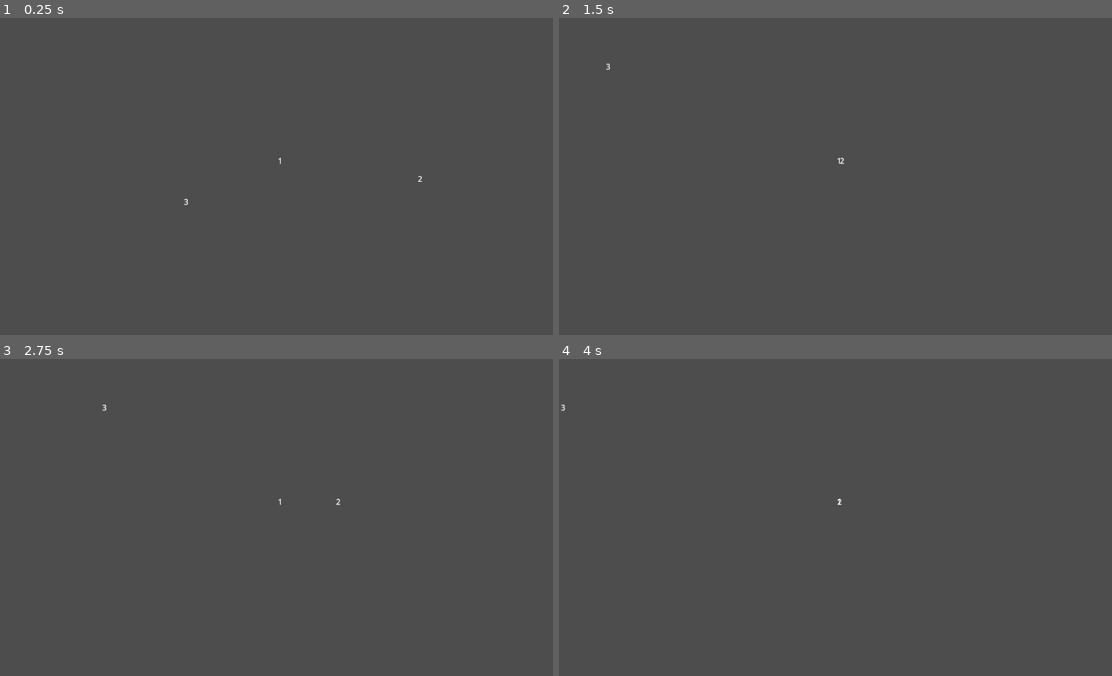
Above: before the commit, frames 1-4 (two rows, left to right).
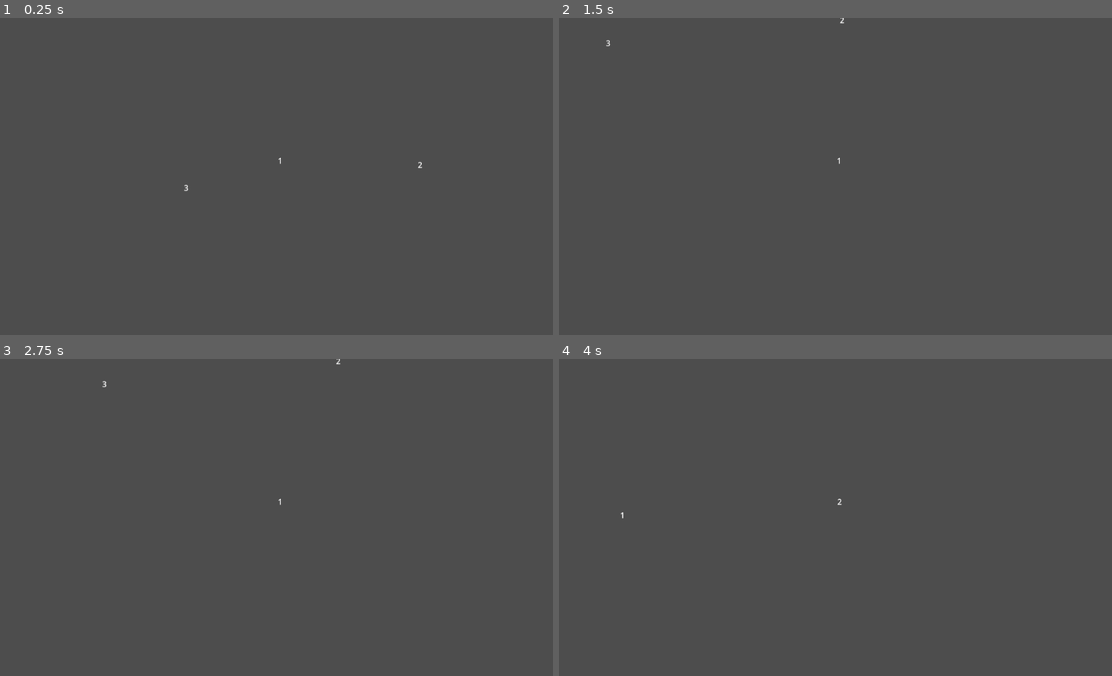
Above: after the commit, the same moments.

Repository: TrobadorFR/gmtk-game-jam-2025-project
Game: Godot game, scene res://scenes/main_scene.tscn
Same seed, same stepped clock (60 frames per second), same inputs: the game is played once before the commit and once after it.
Inputs:
- Up to frame 1 (0.25 s): no input
- Up to frame 2 (1.5 s): tap Enter (ui_accept) at 0.5, 0.6, 0.77, 1.07, 1.25 s; hold Right (ui_right) from 0.53 s (still down); tap Q (dbg_switch_char) at 1.35 s
- Up to frame 3 (2.75 s): tap Enter (ui_accept) at 1.52, 1.55, 1.82, 2, 2.1 s; release Right (ui_right) at 2.03 s; hold Left (ui_left) from 2.03 s (still down)
- Up to frame 4 (4 s): tap Enter (ui_accept) at 2.75, 3.02, 3.05, 3.32, 3.5, 3.6, 3.77 s; release Left (ui_left) at 2.78 s; hold Right (ui_right) from 2.78 s (still down); tap Q (dbg_switch_char) at 2.85 s

The runs differ from the first frame. In frame 1, less than 0.1% of the frame differs, in the area x 33-77%, y 45-60%; in frame 2, less than 0.1%; in frame 3, less than 0.1%, in the area x 18-62%, y 0-47%; in frame 4, less than 0.1%.

Commit message:
Refactor CommandPackage

Diff:
--- a/animals/character.gd
+++ b/animals/character.gd
@@ -9,32 +9,28 @@
 @onready var ai_controller := $BaseAIController
 
 ## Commands received from controller
-class CommandPackage extends RefCounted: # RAAH THIS SUCKS
-	var jump : bool = false
-	var interact : bool = false
-	## Movement axis obtained from controller
-	var movement : float = 0.0
-
-var commands : CommandPackage = CommandPackage.new()
+var commands : CommandPackage
 
 func _physics_process(delta: float) -> void:
-	# Add the gravity.
-	if not is_on_floor():
-		velocity += get_gravity() * delta
+	if commands:
+		# Add the gravity.
+		if not is_on_floor():
+			velocity += get_gravity() * delta
 
-	# Handle jump.
-	if commands.jump and is_on_floor():
-		velocity.y = JUMP_VELOCITY
+		# Handle jump.
+		if commands.jump and is_on_floor():
+			velocity.y = JUMP_VELOCITY
 
-	# Get the input direction and handle the movement/deceleration.
-	# As good practice, you should replace UI actions with custom gameplay actions.
-	var direction = commands.movement
-	if direction:
-		velocity.x = direction * SPEED
-	else:
-		velocity.x = move_toward(velocity.x, 0, SPEED)
+		# Get the input direction and handle the movement/deceleration.
+		# As good practice, you should replace UI actions with custom gameplay actions.
+		var direction = commands.movement
+		if direction:
+			velocity.x = direction * SPEED
+		else:
+			velocity.x = move_toward(velocity.x, 0, SPEED)
 
-	move_and_slide()
+		move_and_slide()
+		commands = null
 
 func jump():
 	if is_on_floor():
--- /dev/null
+++ b/animals/command_package.gd
@@ -0,0 +1,8 @@
+class_name CommandPackage
+extends RefCounted
+## This compiles all commands to be issued to the controlled character, each
+## frame.
+
+var jump : bool = false
+var interact : bool = false
+var movement : float = 0.0 # from getaxis
--- a/animals/player_controller.gd
+++ b/animals/player_controller.gd
@@ -4,10 +4,13 @@
 func _process(delta: float) -> void:
 	if enabled:
 		# Process commands and send it to the character
-		current_character.commands.movement = Input.get_axis("ui_left", "ui_right")
+		var commands : CommandPackage = CommandPackage.new()
 
-		current_character.commands.jump = Input.is_action_just_pressed("ui_up")
-		current_character.commands.interact = Input.is_action_just_pressed("ui_accept")
+		commands.movement = Input.get_axis("ui_left", "ui_right")
+		commands.jump = Input.is_action_just_pressed("ui_up")
+		commands.interact = Input.is_action_just_pressed("ui_accept")
+
+		current_character.commands = commands
 
 		if Input.is_action_just_pressed("dbg_switch_char"):
 			SignalBus.emit_signal("switch_player_character", null)
Not shown, added: animals/command_package.gd.uid
